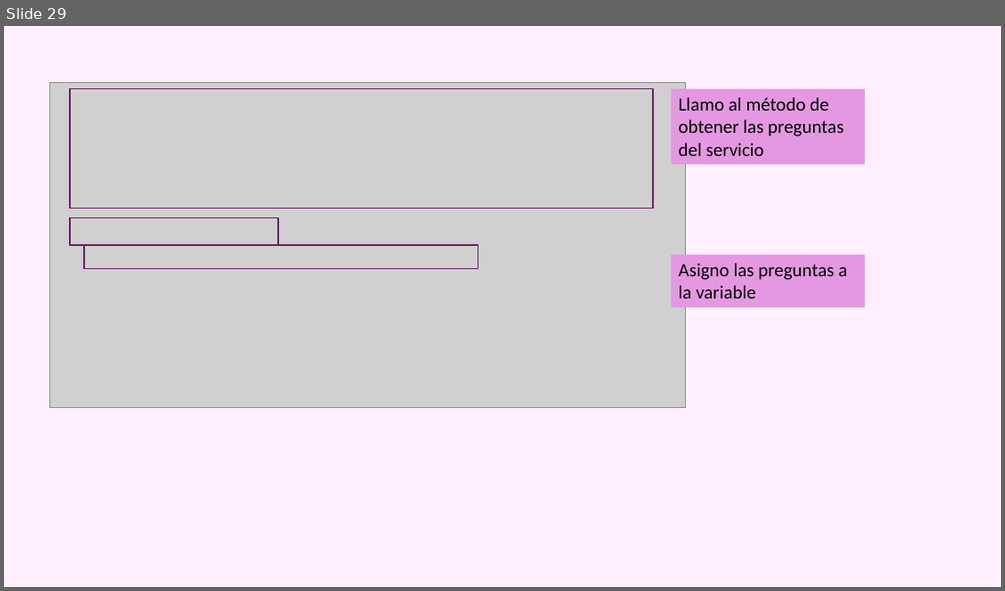
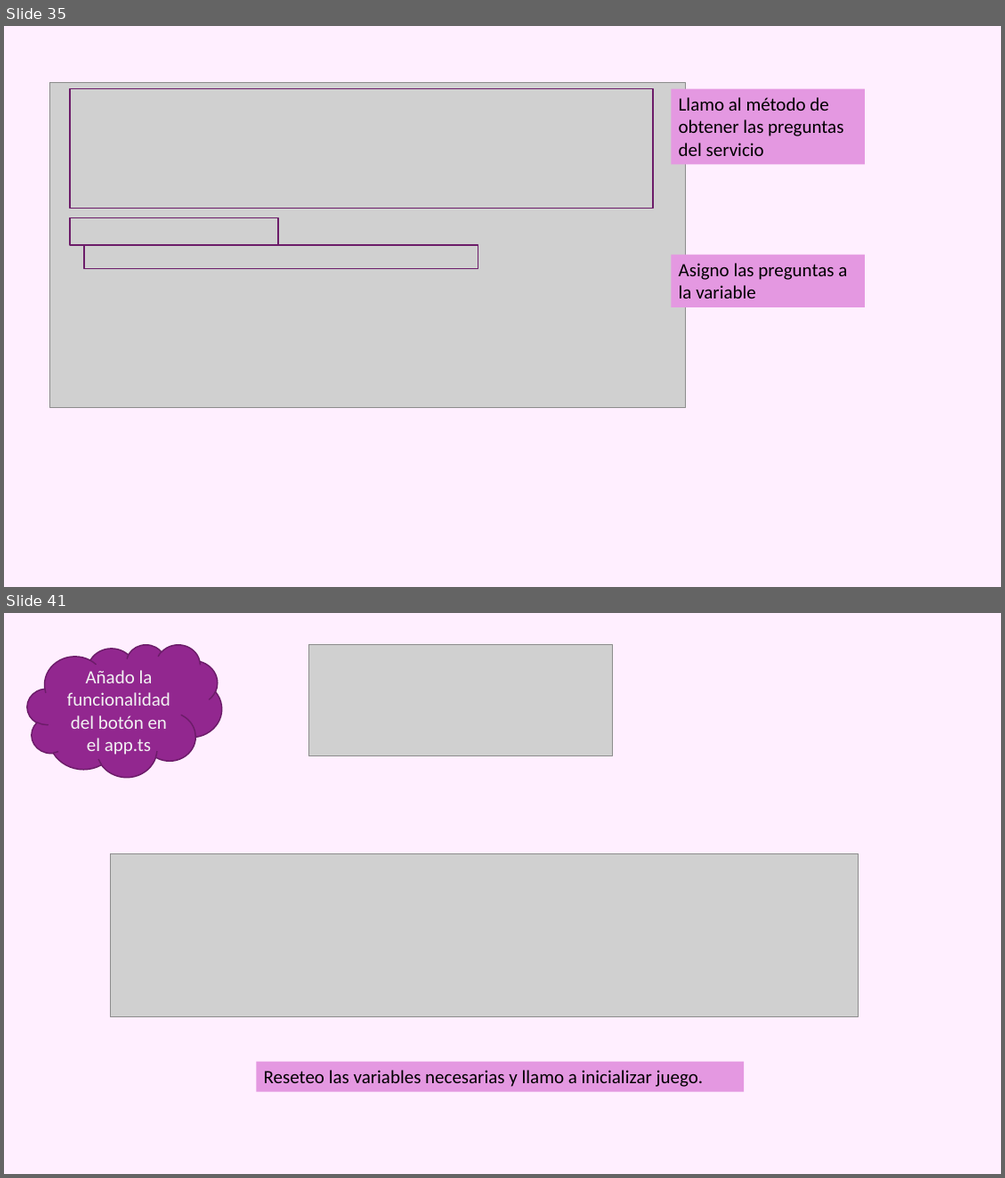
Before and after one commit to azaharafernandezguizan/STEMTrivial, a slide deck: Documents/Trivial_Aurelia.pptx. Shown one above the other, each under a label of ours: slide 29 before the commit, slides 35 and 41 after it; the slides between them are not shown. The pictures are 1005x591 and 1005x1178 pixels, drawn with LibreOffice and Linux fonts; fonts in the diff are those of the drawing; grey boxes stand for pictures. Boxes give left, top, right and bottom in pixels: in the first picture for what was removed or moved away, otherwise in the second. Text is boxed around its words. In the diff, an @@ line names an element or a change of style, - is before the commit and + after.

```diff
--- a/Documents/Trivial_Aurelia.pptx
+++ b/Documents/Trivial_Aurelia.pptx
@@ slide 41 added at [4, 613, 1001, 1174], background #FFEFFF @@
@@ cloud added at [27, 644, 222, 777], fill #92278F, outline #6C1D6A 1.25 pt @@
@@ picture added at [309, 644, 613, 755] @@
@@ line added from (66, 755) to (66, 681), #92278F 1.5 pt @@
@@ text added at [67, 670, 170, 755], 18 pt, text #F2F2F2 @@
+Añado la funcionalidad del botón en el app.ts
@@ picture added at [110, 854, 858, 1017] @@
@@ rectangle added at [256, 1062, 744, 1092], fill #E498E1, 18 pt, text #000000 @@
+Reseteo las variables necesarias y llamo a inicializar juego.
@@ what was slide 29 is now slide 35 @@
```
Also in this commit, not shown: 15 other slides added, 4 other files.
